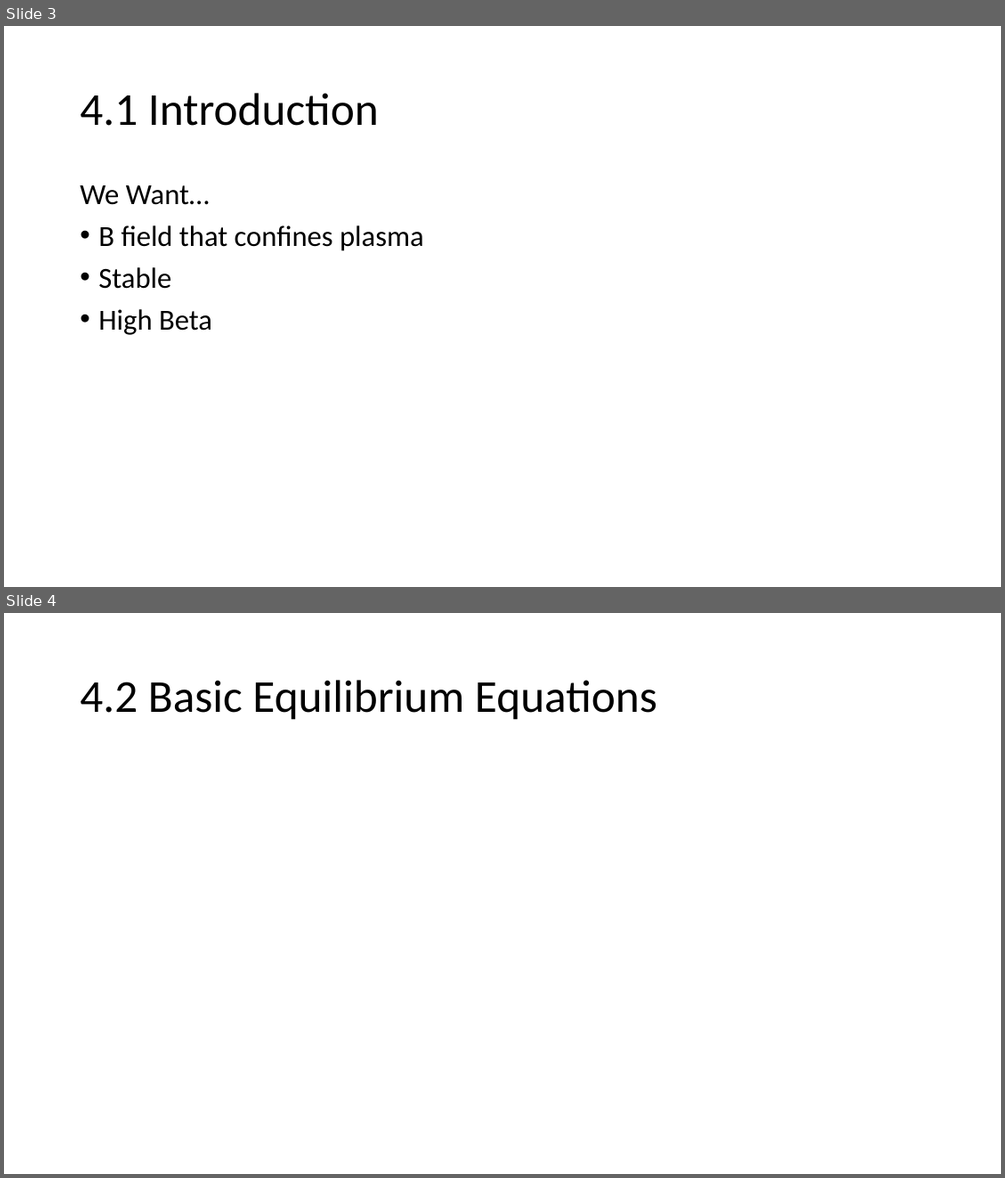
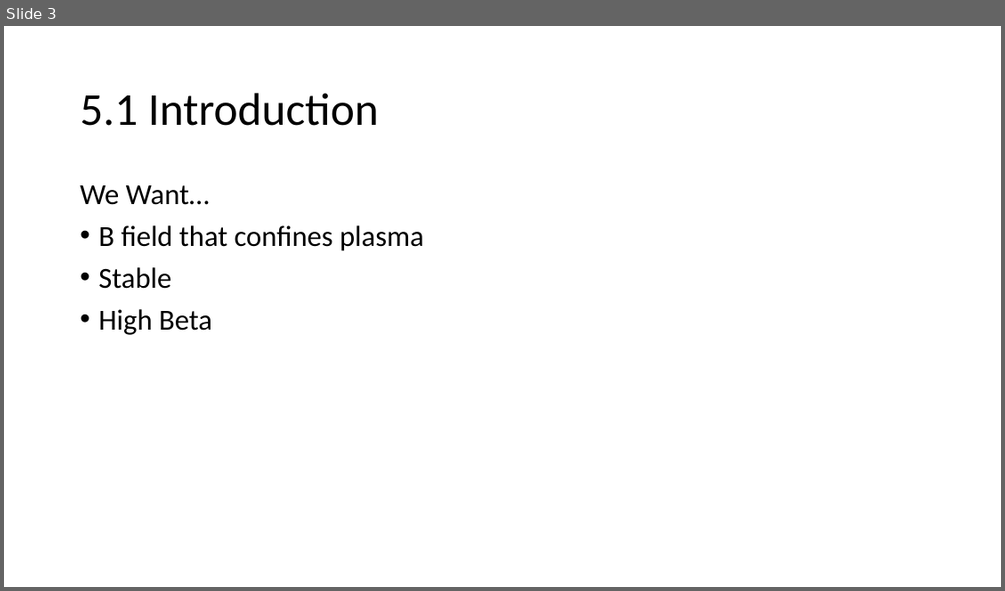
Before and after one commit to bartlettnbb2/academia, a slide deck: Presentations/IdealMHD_ch5.pptx. Shown one above the other, each under a label of ours: slides 3 and 4 before the commit, slide 3 after it. The pictures are 1005x1178 and 1005x591 pixels, drawn with LibreOffice and Linux fonts; fonts in the diff are those of the drawing; grey boxes stand for pictures. Boxes give left, top, right and bottom in pixels: in the first picture for what was removed or moved away, otherwise in the second. Text is boxed around its words. In the diff, an @@ line names an element or a change of style, - is before the commit and + after.

```diff
--- a/Presentations/IdealMHD_ch5.pptx
+++ b/Presentations/IdealMHD_ch5.pptx
@@ slide 4 removed at box(4, 613, 1001, 1174), background #FFFFFF @@
@@ title removed at box(80, 680, 657, 720) @@
-4.2 Basic Equilibrium Equations
@@ slide 3 changed as well @@
@@ title at box(80, 93, 379, 126): text changed @@
-4.1 Introduction
+5.1 Introduction
```
Also in this commit, not shown: 4 other slides changed, 2 slides added, 7 other slides removed.
